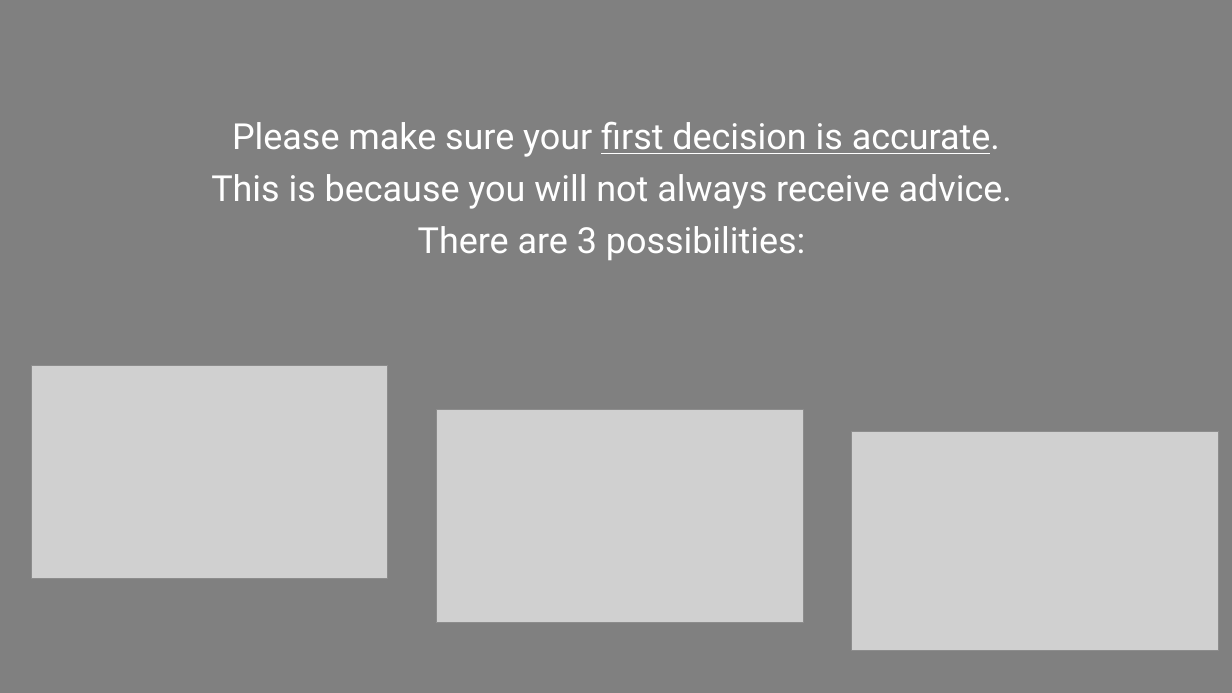
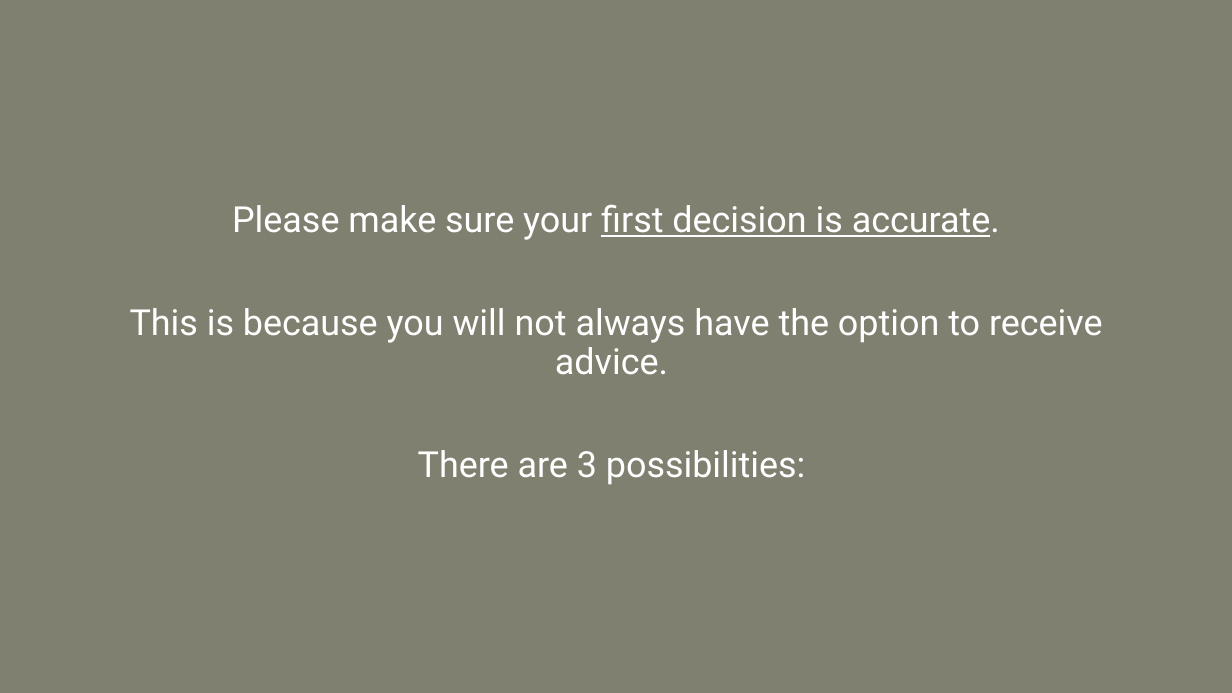
Before and after one commit to Davidson-MJ/js_ArtificialDotsAdvice, a slide deck: slide 8 of instruction-images/expInstructions.pptx (slide 5 before the commit). Drawn at 1232x693 pixels with LibreOffice and Linux fonts; fonts in the diff are those of the drawing; grey boxes stand for pictures. Boxes give left, top, right and bottom in pixels: in the first picture for what was removed or moved away, otherwise in the second. Text is boxed around its words. In the diff, an @@ line names an element or a change of style, - is before the commit and + after.

```diff
--- a/instruction-images/expInstructions.pptx
+++ b/instruction-images/expInstructions.pptx
@@ background #808080 to #808070 @@
@@ text "Please make sure your first ..." at (130, 204, 1103, 485): vertical alignment top to middle @@
@@ text at (130, 308, 1103, 375): text changed @@
-This is because you will not always receive advice.
+This is because you will not always have the option to receive advice.
@@ picture removed at (31, 365, 387, 579) @@
@@ picture removed at (436, 409, 803, 623) @@
@@ picture removed at (852, 432, 1219, 651) @@
```
Also in this commit, not shown: 6 other slides changed, 5 slides added, 31 other files.
